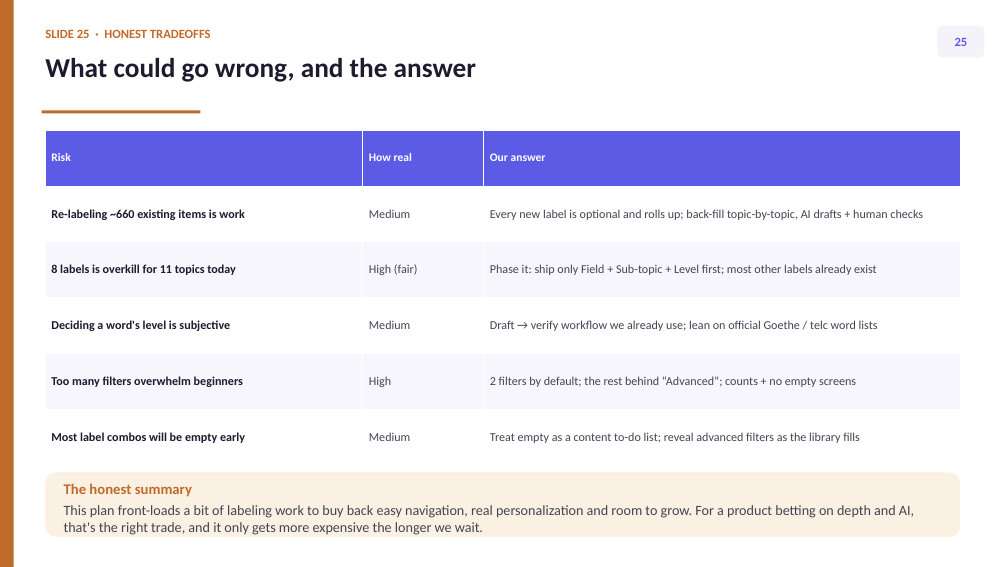
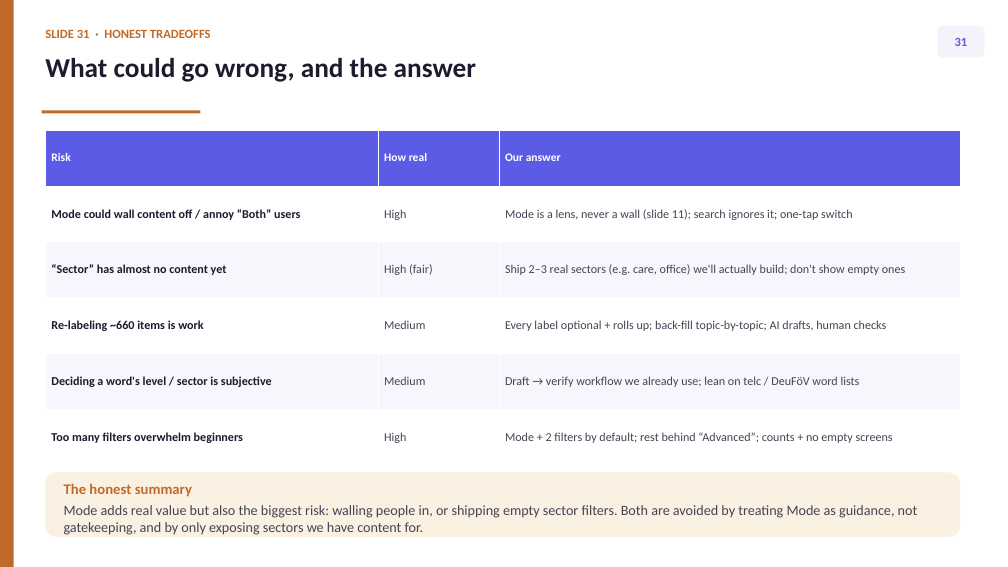
Before and after one commit to thelivinsine/B2furBerufApp, a slide deck: slide 34 of docs/TAXONOMY_REDESIGN.pptx (slide 28 before the commit). Drawn at 1008x567 pixels with LibreOffice and Linux fonts; fonts in the diff are those of the drawing. Boxes give left, top, right and bottom in pixels: in the first picture for what was removed or moved away, otherwise in the second. Text is boxed around its words. In the diff, an @@ line names an element or a change of style, - is before the commit and + after.

```diff
--- a/docs/TAXONOMY_REDESIGN.pptx
+++ b/docs/TAXONOMY_REDESIGN.pptx
@@ text at (x1=45, y1=29, x2=211, y2=38): text changed @@
-SLIDE 25 · HONEST TRADEOFFS
+SLIDE 31 · HONEST TRADEOFFS
@@ text in rounded rectangle at (x1=955, y1=38, x2=968, y2=46): text changed @@
-25
+31
@@ table at (x1=45, y1=130, x2=960, y2=466) @@
-row 2: Re-labeling ~660 existing items is work | Medium | Every new label is optional and rolls up; back-fill topic-by-topic, AI drafts + human checks
+row 2: Mode could wall content off / annoy “Both” users | High | Mode is a lens, never a wall (slide 11); search ignores it; one-tap switch
-row 3, column 1: 8 labels is overkill for 11 topics today
+row 3, column 1: “Sector” has almost no content yet
-row 3, column 3: Phase it: ship only Field + Sub-topic + Level first; most other labels already exist
+row 3, column 3: Ship 2–3 real sectors (e.g. care, office) we'll actually build; don't show empty ones
-row 4, column 1: Deciding a word's level is subjective
+row 4, column 1: Re-labeling ~660 items is work
-row 4, column 3: Draft → verify workflow we already use; lean on official Goethe / telc word lists
+row 4, column 3: Every label optional + rolls up; back-fill topic-by-topic; AI drafts, human checks
-row 5: Too many filters overwhelm beginners | High | 2 filters by default; the rest behind “Advanced”; counts + no empty screens
+row 5: Deciding a word's level / sector is subjective | Medium | Draft → verify workflow we already use; lean on telc / DeuFöV word lists
-row 6: Most label combos will be empty early | Medium | Treat empty as a content to-do list; reveal advanced filters as the library fills
+row 6: Too many filters overwhelm beginners | High | Mode + 2 filters by default; rest behind “Advanced”; counts + no empty screens
@@ text in rounded rectangle at (x1=64, y1=505, x2=918, y2=535): text changed @@
-This plan front-loads a bit of labeling work to buy back easy navigation, real personalization and room to grow. For a product betting on depth and AI, that's the right trade, and it only gets more expensive the longer we wait.
+Mode adds real value but also the biggest risk: walling people in, or shipping empty sector filters. Both are avoided by treating Mode as guidance, not gatekeeping, and by only exposing sectors we have content for.
```
Also in this commit, not shown: 27 other slides changed, 7 slides added, 1 slide removed, 5 other files.
